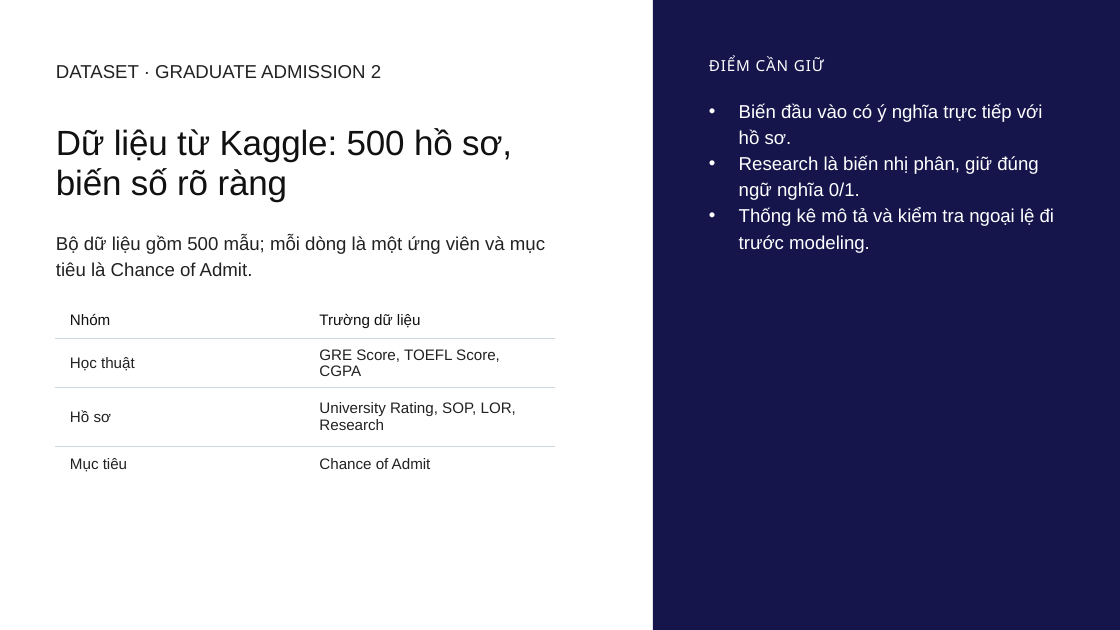
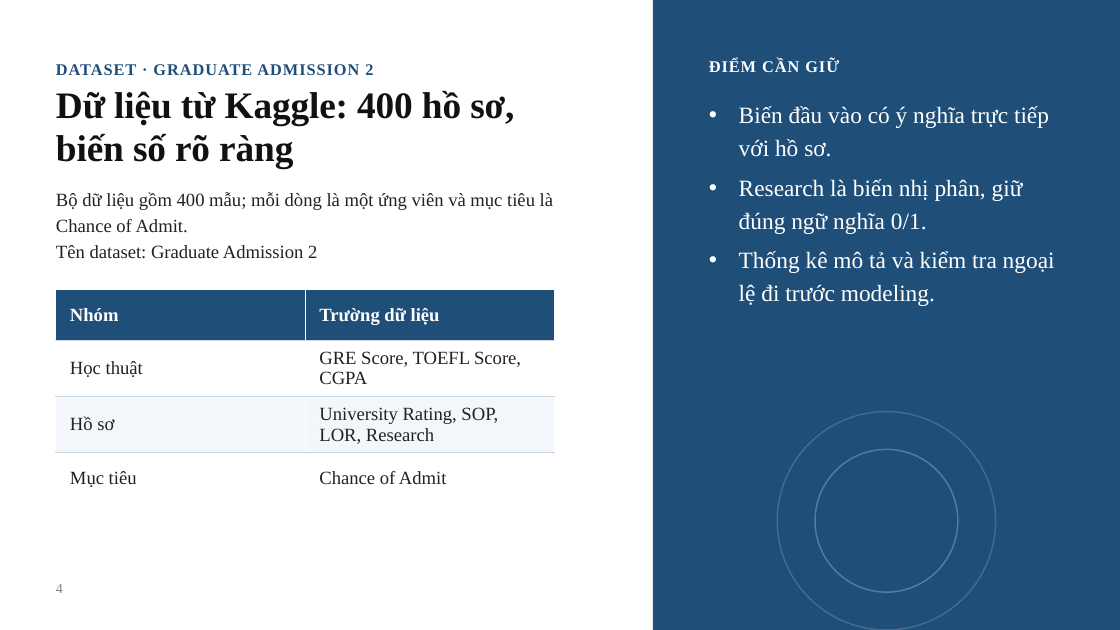
Before and after one commit to hiudz377/02_10123298_10123135_DuDoanKhaNangTrungTuyenSauDaiHoc, a slide deck: slide 4 of docs/slide.pptx. Drawn at 1120x630 pixels with LibreOffice and Linux fonts; fonts in the diff are those of the drawing; background and template pictures are left out. Boxes give left, top, right and bottom in pixels: in the first picture for what was removed or moved away, otherwise in the second. Text is boxed around its words. In the diff, an @@ line names an element or a change of style, - is before the commit and + after.

```diff
--- a/docs/slide.pptx
+++ b/docs/slide.pptx
@@ rectangle at <box>653,0,1120,630</box>: fill #15154C to #1F4E79 @@
@@ text "DATASET · GRADUATE ADMISSION 2" at <box>56,64,373,75</box>: size 16 to 14 pt, font Arial to Times New Roman, text colour #222222 to #1F4E79, letter spacing 0 to 0.8 pt, bold on @@
@@ text "ĐIỂM CẦN GIỮ" at <box>709,59,839,72</box>: size 13 to 14 pt, font Noto Sans to Times New Roman, bold on @@
@@ text at <box>56,90,514,168</box>: text changed; size 30 to 32 pt; font Arial to Times New Roman; bold on @@
-Dữ liệu từ Kaggle: 500 hồ sơ, biến số rõ ràng
+Dữ liệu từ Kaggle: 400 hồ sơ, biến số rõ ràng
@@ text "Biến đầu vào có ý ..." at <box>739,106,1055,306</box>: size 16 to 20 pt, font Arial to Times New Roman; more space between paragraphs @@
@@ text at <box>56,192,553,259</box>: text changed; font Arial to Times New Roman @@
-Bộ dữ liệu gồm 500 mẫu; mỗi dòng là một ứng viên và mục tiêu là Chance of Admit.
+Bộ dữ liệu gồm 400 mẫu; mỗi dòng là một ứng viên và mục tiêu là Chance of Admit.
+Tên dataset: Graduate Admission 2
@@ table at <box>56,290,555,492</box> @@
@@ fill none to #1F4E79 in row 1 @@
@@ fill none to #F3F7FB in row 3 @@
@@ size 13 to 16 pt, font Arial to Times New Roman @@
@@ text colour #111111 to #FFFFFF, bold on in "Nhóm", "Trường dữ liệu" @@
@@ table: place and size @@
-table at <box>56,302,555,476</box>
+table at <box>56,290,555,492</box>
@@ ellipse added at <box>777,412,996,630</box>, outline #FFFFFF 1.25 pt @@
@@ ellipse added at <box>815,450,958,592</box>, outline #FFFFFF 1.25 pt @@
@@ page number added at <box>56,584,63,593</box>, 12 pt, text #7A8794 @@
+4
```
Also in this commit, not shown: 22 other slides changed.
